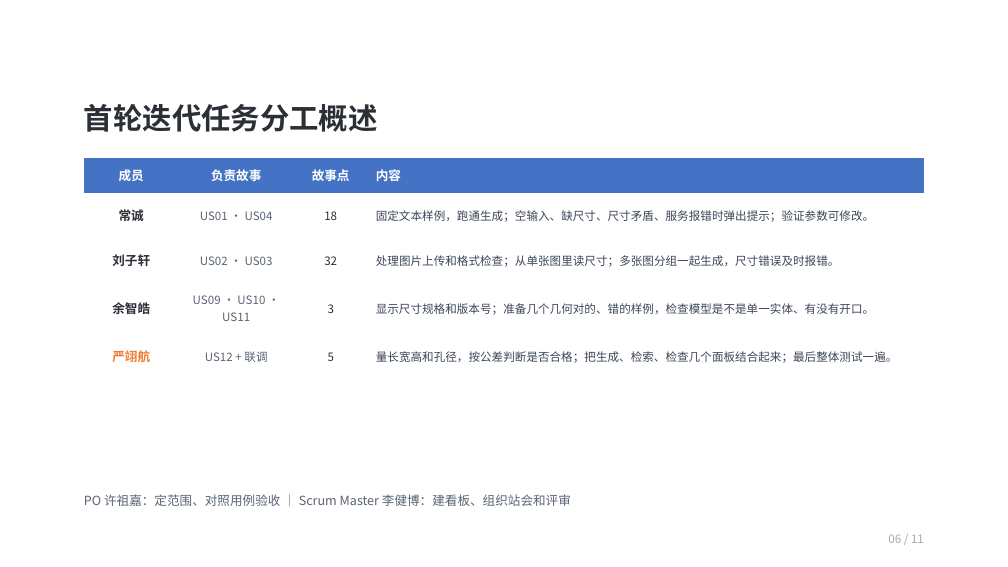
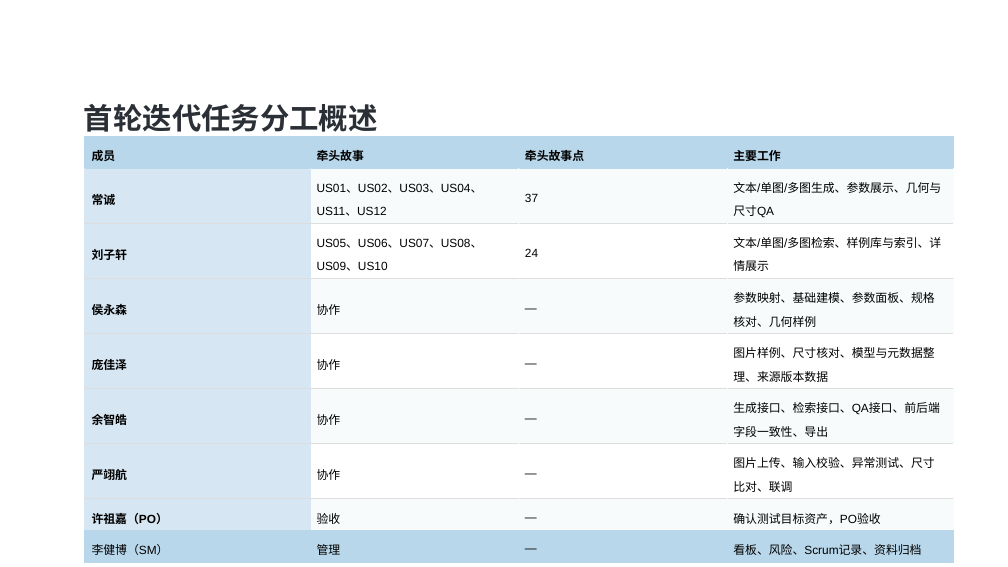
Before and after one commit to jianboer/SimpleCADforDSH, a slide deck: slide 6 of docs/course/discussions/讨论3.pptx. Drawn at 1008x567 pixels with LibreOffice and Linux fonts; fonts in the diff are those of the drawing. Boxes give left, top, right and bottom in pixels: in the first picture for what was removed or moved away, otherwise in the second. Text is boxed around its words. In the diff, an @@ line names an element or a change of style, - is before the commit and + after.

Commit message:
更新项目三PPT
基于项目会议计划.md修改了人员分工有关内容，并附加了项目管理甘特图。

```diff
--- a/docs/course/discussions/讨论3.pptx
+++ b/docs/course/discussions/讨论3.pptx
@@ table added at bbox=[84, 137, 954, 559], 9 rows, 4 columns @@
+成员 | 牵头故事 | 牵头故事点 | 主要工作
+常诚 | US01、US02、US03、US04、US11、US12 | 37 | 文本/单图/多图生成、参数展示、几何与尺寸QA
+刘子轩 | US05、US06、US07、US08、US09、US10 | 24 | 文本/单图/多图检索、样例库与索引、详情展示
+侯永森 | 协作 | — | 参数映射、基础建模、参数面板、规格核对、几何样例
+庞佳泽 | 协作 | — | 图片样例、尺寸核对、模型与元数据整理、来源版本数据
+余智皓 | 协作 | — | 生成接口、检索接口、QA接口、前后端字段一致性、导出
+严翊航 | 协作 | — | 图片上传、输入校验、异常测试、尺寸比对、联调
+许祖嘉（PO） | 验收 | — | 确认测试目标资产，PO验收
+李健博（SM） | 管理 | — | 看板、风险、Scrum记录、资料归档
@@ table removed at bbox=[84, 157, 924, 371], 5 rows, 4 columns @@
-成员 | 负责故事 | 故事点 | 内容
-常诚 | US01 · US04 | 18 | 固定文本样例，跑通生成；空输入、缺尺寸、尺寸矛盾、服务报错时弹出提示；验证参数可修改。
-刘子轩 | US02 · US03 | 32 | 处理图片上传和格式检查；从单张图里读尺寸；多张图分组一起生成，尺寸错误及时报错。
-余智皓 | US09 · US10 · US11 | 3 | 显示尺寸规格和版本号；准备几个几何对的、错的样例，检查模型是不是单一实体、有没有开口。
-严翊航 | US12 + 联调 | 5 | 量长宽高和孔径，按公差判断是否合格；把生成、检索、检查几个面板结合起来；最后整体测试一遍。
@@ text removed at bbox=[84, 494, 571, 506] @@
-PO 许祖嘉：定范围、对照用例验收 ｜ Scrum Master 李健博：建看板、组织站会和评审
```
Also in this commit, not shown: 6 other slides changed, 1 slide added.
